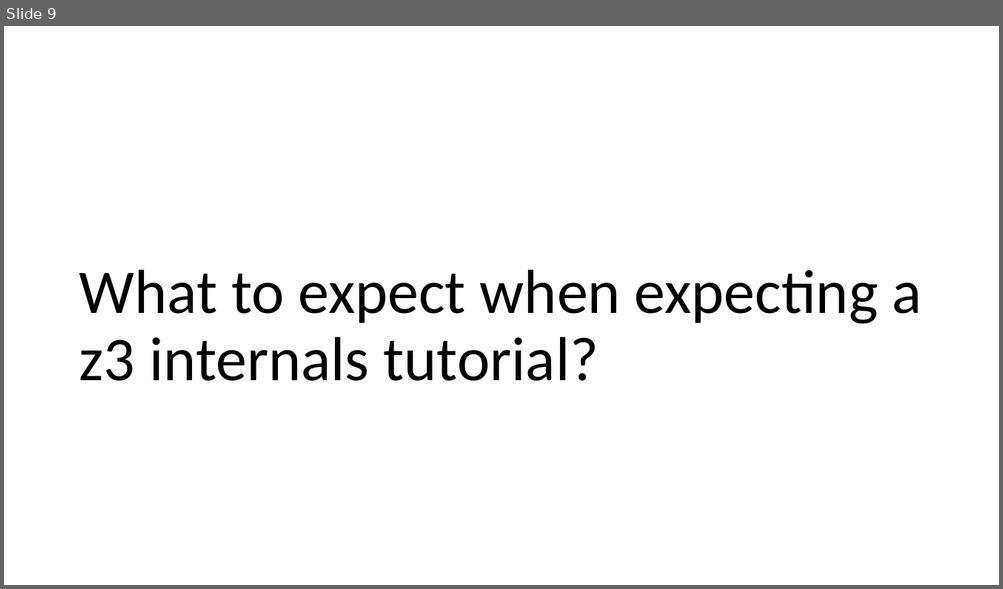
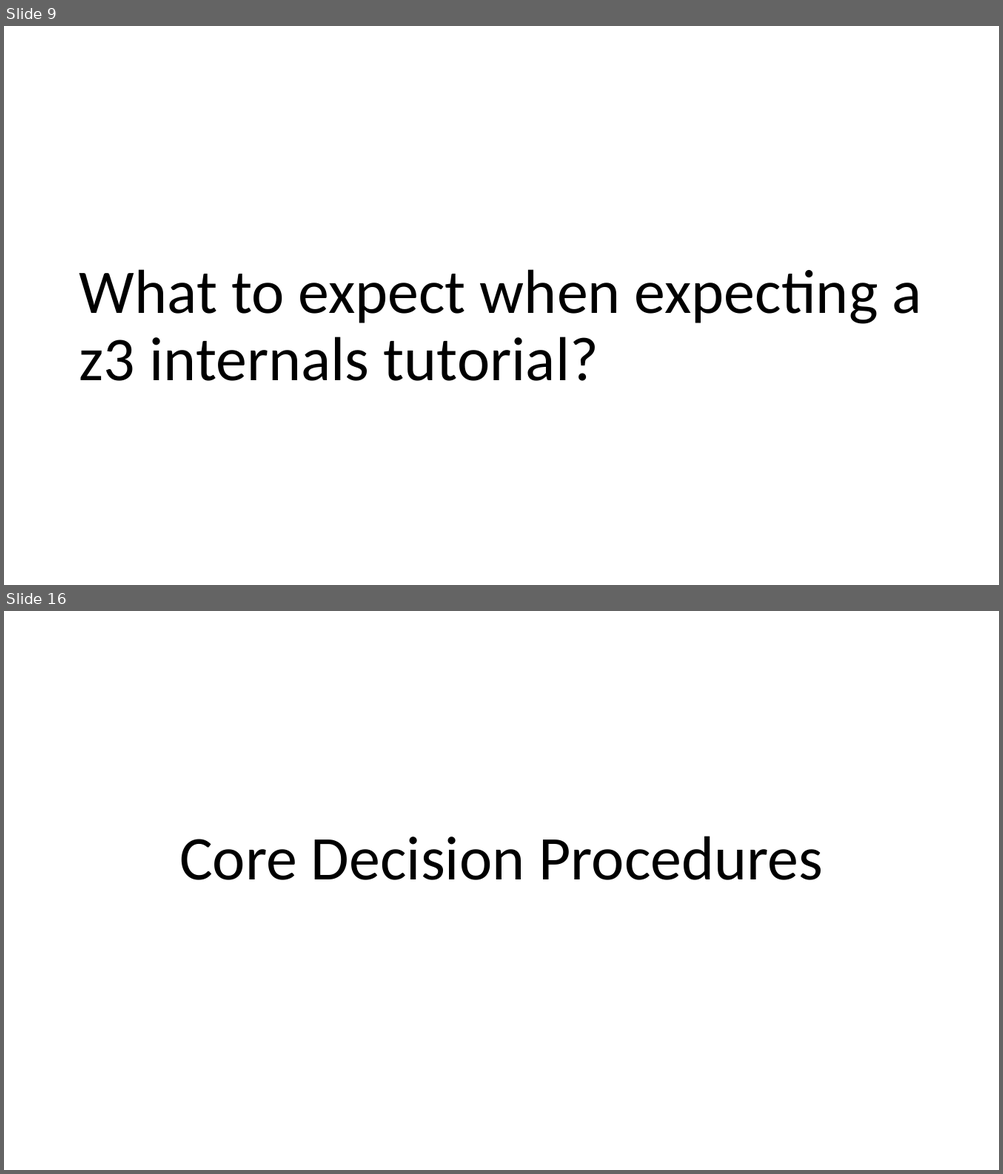
Before and after one commit to Z3Prover/doc, a slide deck: internals/tutorial/z3internals.pptx. Shown one above the other, each under a label of ours: slide 9 before the commit, slides 9 and 16 after it; the slides between them are not shown. The pictures are 1003x589 and 1003x1174 pixels, drawn with LibreOffice and Linux fonts; fonts in the diff are those of the drawing. Boxes give left, top, right and bottom in pixels: in the first picture for what was removed or moved away, otherwise in the second. Text is boxed around its words. In the diff, an @@ line names an element or a change of style, - is before the commit and + after.

```diff
--- a/internals/tutorial/z3internals.pptx
+++ b/internals/tutorial/z3internals.pptx
@@ slide 16 added at (x1=4, y1=611, x2=999, y2=1170), background #FFFFFF @@
@@ title added at (x1=179, y1=836, x2=823, y2=880), 60 pt, text #000000 @@
+Core Decision Procedures
```
Also in this commit, not shown: 10 other slides added.
